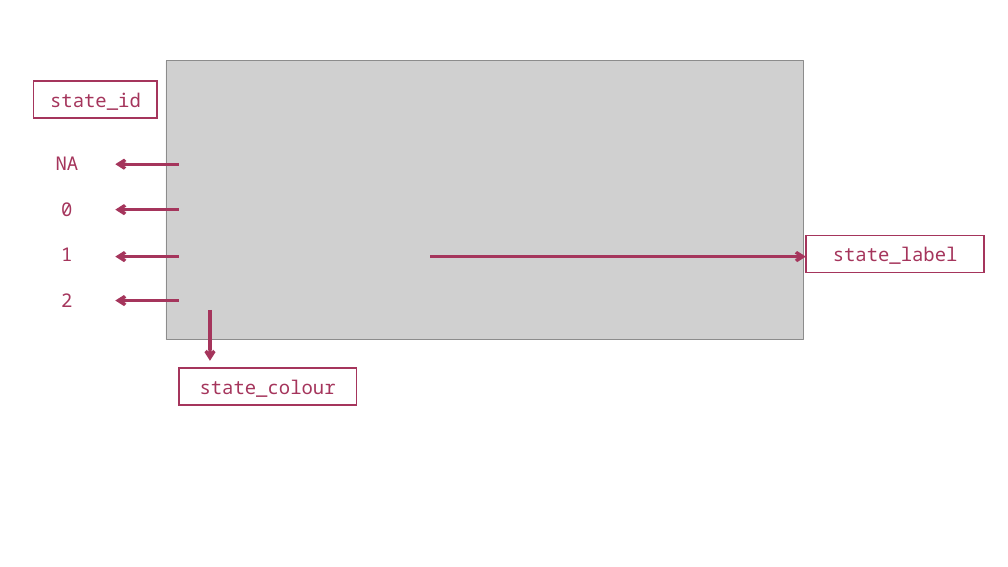
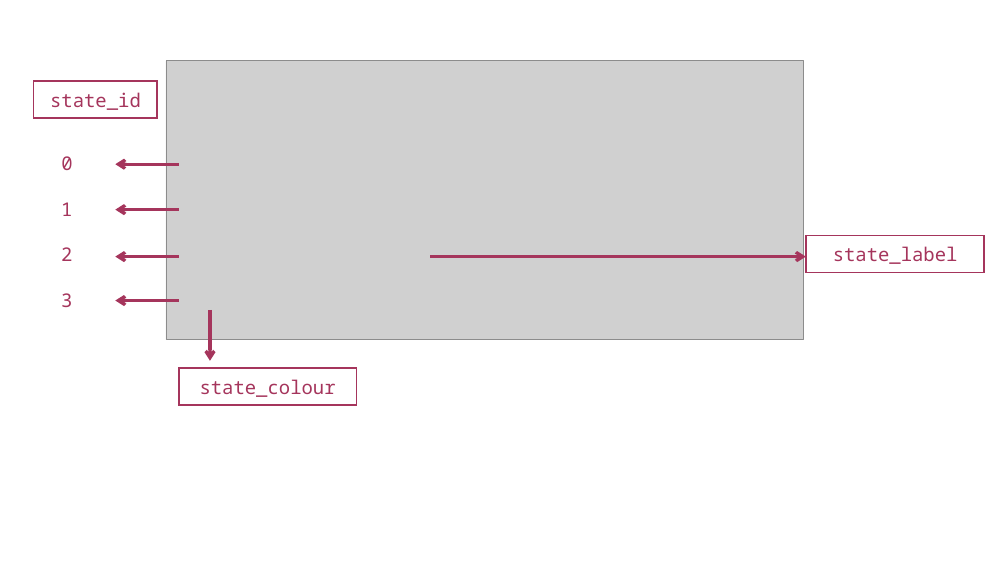
Before and after one commit to iqb-research/eatPrepTBA, a slide deck: slide 4 of vignettes/images/images.pptx. Drawn at 1008x567 pixels with LibreOffice and Linux fonts; fonts in the diff are those of the drawing; grey boxes stand for pictures. Boxes give left, top, right and bottom in pixels: in the first picture for what was removed or moved away, otherwise in the second. Text is boxed around its words. In the diff, an @@ line names an element or a change of style, - is before the commit and + after.

```diff
--- a/vignettes/images/images.pptx
+++ b/vignettes/images/images.pptx
@@ rectangle removed at box(34, 151, 101, 175) @@
-NA
@@ 3 rectangles: place and size @@
-3 rectangles at box(33, 197, 101, 312)
+3 rectangles at box(33, 151, 101, 266)
@@ rectangle added at box(33, 287, 100, 312), fill #FFFFFF, outline #FFFFFF 1.5 pt, 18 pt, text #A5355C @@
+3
```
Also in this commit, not shown: 1 other slide changed, 1 slide added, 8 other files.
